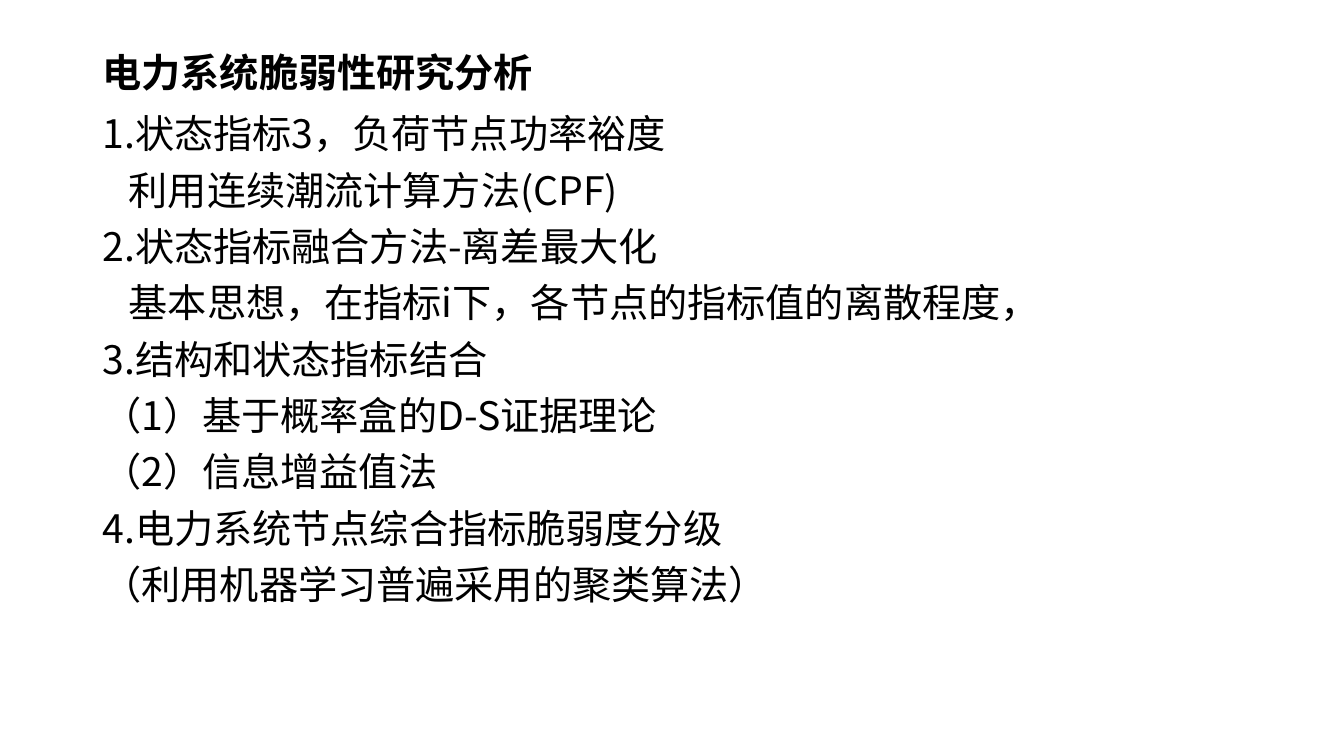
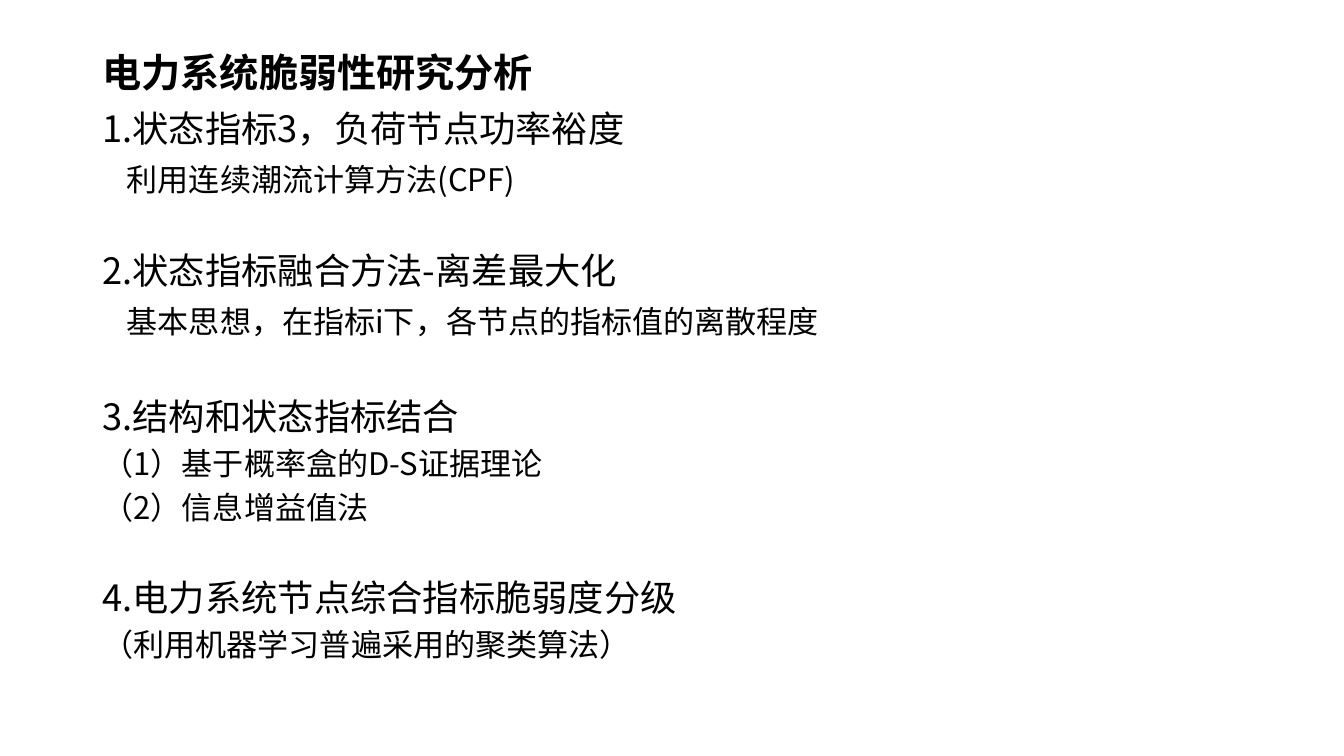
Before and after one commit to LJCcn/Graduation_thesis, a slide deck: slide 37 of 电力系统脆弱性研究/电力系统脆弱性研究.pptx. Drawn at 1344x756 pixels with LibreOffice and Linux fonts; fonts in the diff are those of the drawing. Boxes give left, top, right and bottom in pixels: in the first picture for what was removed or moved away, otherwise in the second. Text is boxed around its words. In the diff, an @@ line names an element or a change of style, - is before the commit and + after.

```diff
--- a/电力系统脆弱性研究/电力系统脆弱性研究.pptx
+++ b/电力系统脆弱性研究/电力系统脆弱性研究.pptx
@@ text at (102,111,676,659): size 28 to 25.9 pt in "1.状态指标3，负荷节点功率裕度", "2.状态指标融合方法-离差最大化", "3.结构和状态指标结合", "4.电力系统节点综合指标脆弱度分级"; size 28 to 22.2 pt in "利用连续潮流计算方法(CPF)", "（1）基于概率盒的D-S证据理论", "（2）信息增益值法", "（利用机器学习普遍采用的聚类算法）"; line spacing 0.9 to 0.8 @@
@@ text at (127,307,819,336): text changed; size 28 to 22.2 pt @@
-基本思想，在指标i下，各节点的指标值的离散程度，
+基本思想，在指标i下，各节点的指标值的离散程度
```
Also in this commit, not shown: 6 slides added, 5 other files.
